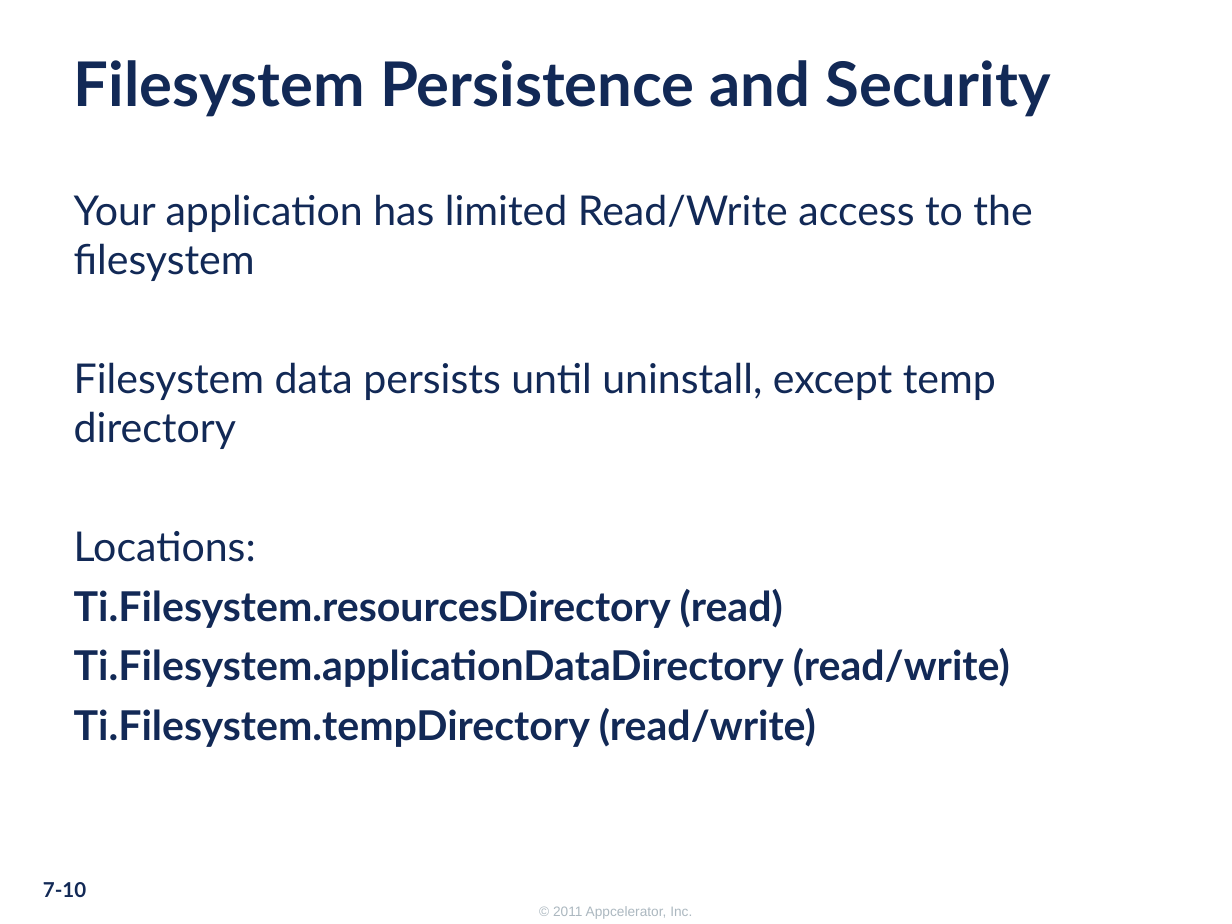
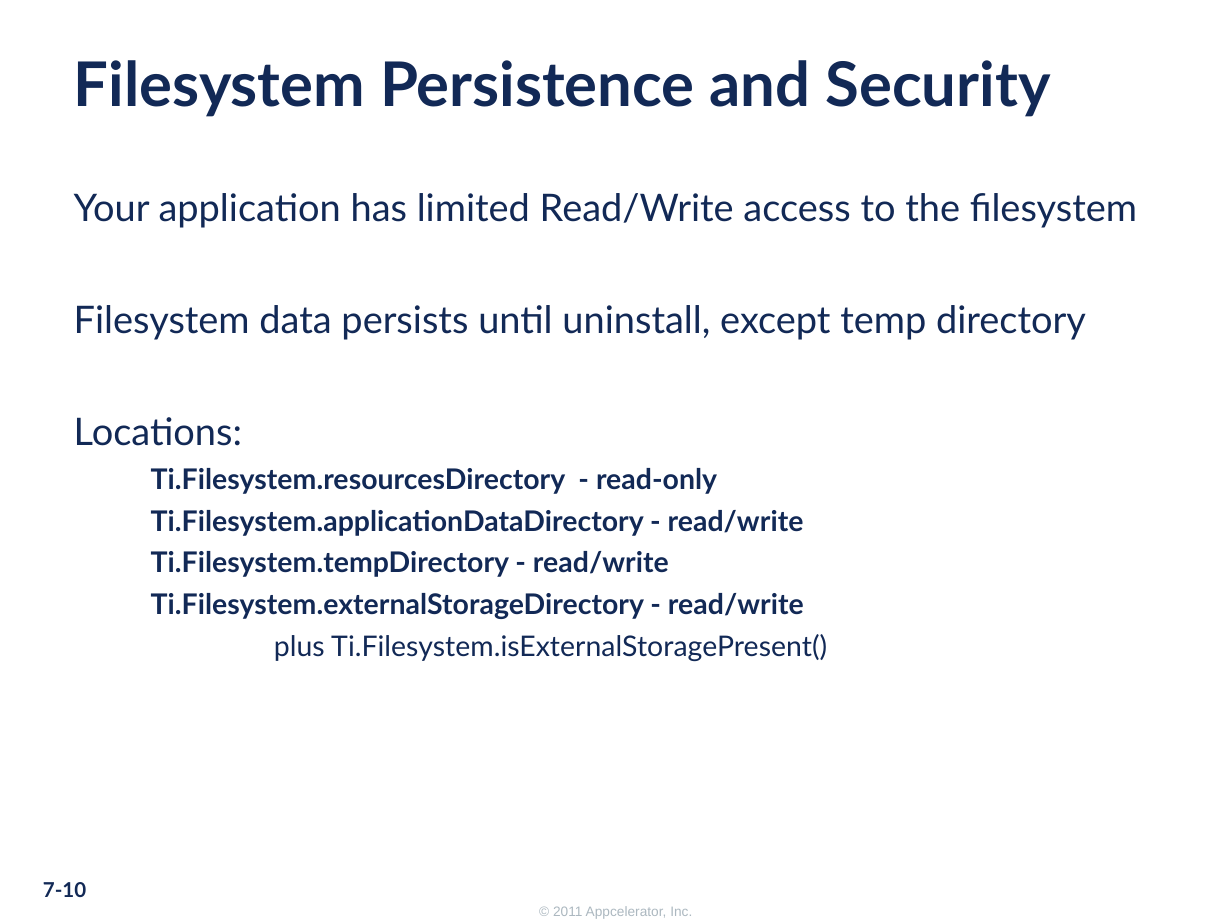
Before and after one commit to appcelerator-training-archive/tcad_certification, a slide deck: slide 10 of 260/260.ppt. Drawn at 1232x924 pixels with LibreOffice and Linux fonts; fonts in the diff are those of the drawing; background and template pictures are left out. Boxes give left, top, right and bottom in pixels: in the first picture for what was removed or moved away, otherwise in the second. Text is boxed around its words. In the diff, an @@ line names an element or a change of style, - is before the commit and + after.

```diff
--- a/260/260.ppt
+++ b/260/260.ppt
@@ text at (74,193,1137,446): size 24 to 22.2 pt in "Your application has limited Read/Write access to ...", "Filesystem data persists until uninstall, except temp ...", "Locations:" @@
@@ text at (151,468,827,662): text changed; size 24 to 16.6 pt @@
-Ti.Filesystem.resourcesDirectory (read)
-Ti.Filesystem.applicationDataDirectory (read/write)
-Ti.Filesystem.tempDirectory (read/write)
+    Ti.Filesystem.resourcesDirectory - read-only
+    Ti.Filesystem.applicationDataDirectory - read/write
+    Ti.Filesystem.tempDirectory - read/write
+    Ti.Filesystem.externalStorageDirectory - read/write
+    plus Ti.Filesystem.isExternalStoragePresent()
```
Also in this commit, not shown: 1 slide added, 34 other files.
